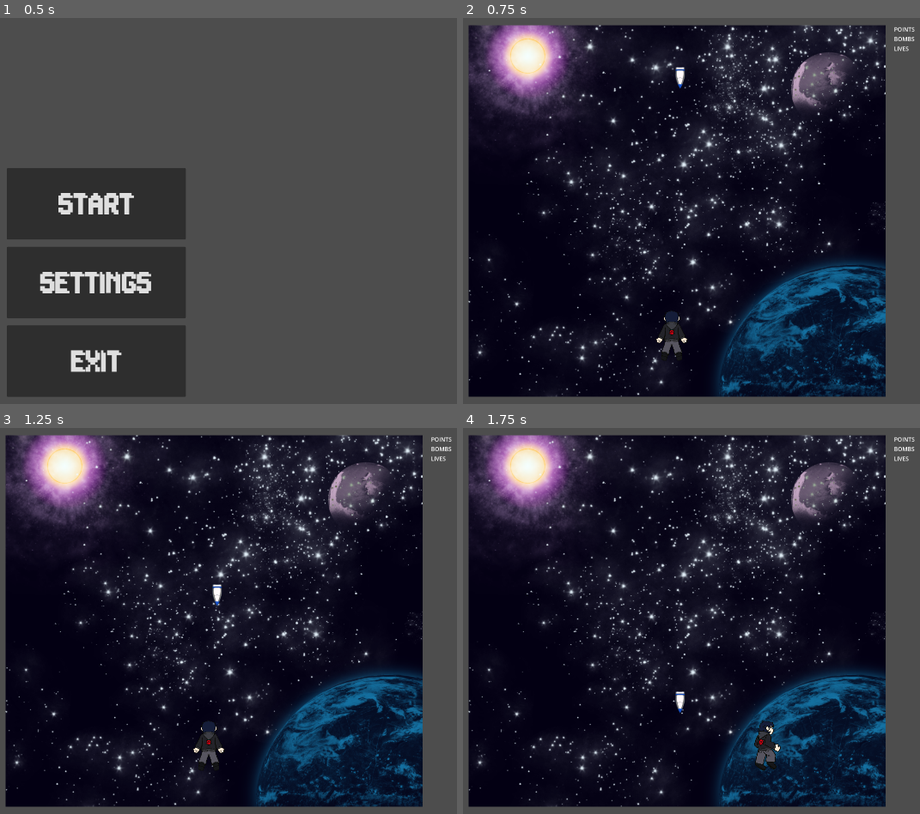
Above: before the commit, frames 1-4 (two rows, left to right).
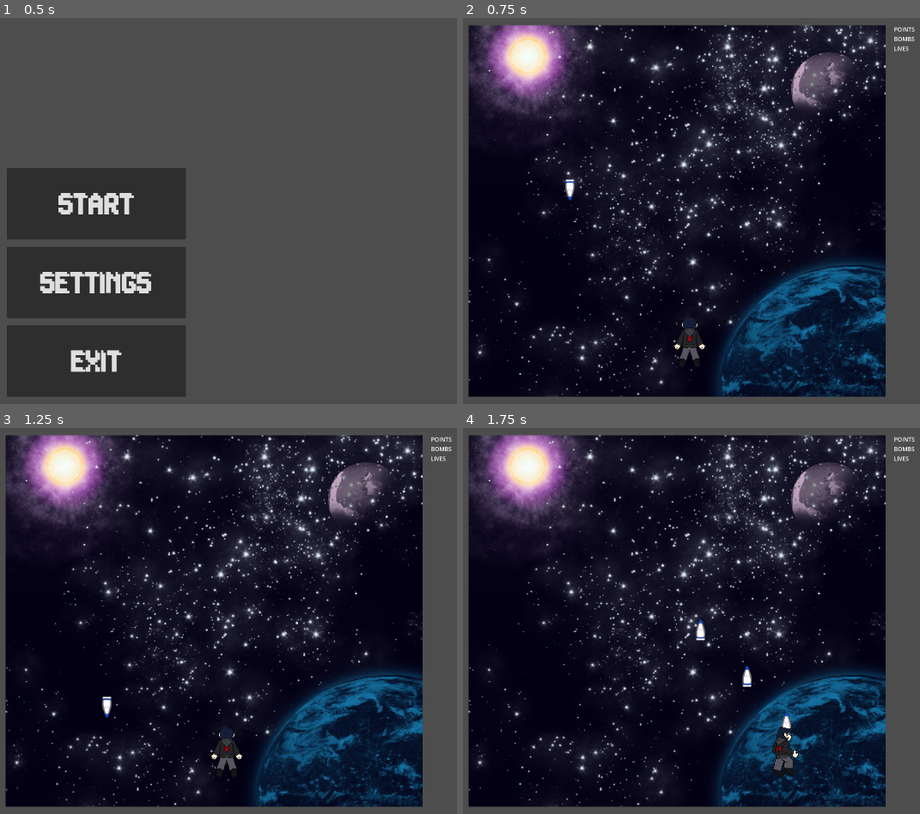
Above: after the commit, the same moments.

Repository: TresSims/Nickel2Danmaku
Game: Godot game, scene res://Levels/MainMenu/MainMenu.tscn
Same seed, same stepped clock (60 frames per second), same inputs: the game is played once before the commit and once after it.
Inputs:
- Up to frame 1 (0.5 s): no input
- Up to frame 2 (0.75 s): click "Settings" at 0.5 s
- Up to frame 3 (1.25 s): no input
- Up to frame 4 (1.75 s): hold Right (right) from 1.28 s (still down); hold Z (fire) from 1.28 s (still down); tap Shift (switch) at 1.55 s

Frame 1 is identical in both runs. In frame 2, 0.8% of the frame differs, in the area x 22-54%, y 12-89%; in frame 3, 0.8%; in frame 4, 1.2%, in the area x 46-74%, y 49-91%.

Commit message:
Added basic player fire mechanics

Diff:
--- a/Actors/Bullet/Bullet/Bullet.gd
+++ /dev/null
@@ -1,28 +0,0 @@
-extends RigidBody2D
-
-var speed = 10
-var dir = Vector2(0, 1)
-
-@onready var _sprite = $Sprite2D
-
-
-# Called when the node enters the scene tree for the first time.
-func _ready():
-    _sprite.rotation = dir.angle()
-    self.body_entered.connect(_on_body_entered)
-    contact_monitor = true
-    max_contacts_reported = 2
-
-
-
-# Called every frame. 'delta' is the elapsed time since the previous frame.
-func _process(delta):
-    move_and_collide(dir*speed)
-    _sprite.rotation = dir.angle()
-
-func _on_body_entered(body:Node):
-    print(body)
-    if body.has_method("get_hit"):
-        body.get_hit()
-
-    queue_free()
--- /dev/null
+++ b/Actors/Bullets/Bullet/Bullet.gd
@@ -0,0 +1,53 @@
+extends RigidBody2D
+
+class_name Bullet
+
+# Physics variables
+var speed = 10
+var dir = Vector2(0, 1)
+
+# Sprite Variables
+@onready var _sprite = $Sprite2D
+var rand = RandomNumberGenerator.new()
+var sprites = 4
+var sprite_y = 0
+var sprite_size = Vector2(64, 64)
+var sprite_start = Vector2(0, 0)
+var sprite_position = Vector2()
+
+# Called when the node enters the scene tree for the first time.
+func _ready():
+    setup_colision()
+    setup_sprite()
+
+func setup_colision():
+    self.body_entered.connect(_on_body_entered)
+    contact_monitor = true
+    max_contacts_reported = 2
+
+
+func setup_sprite():
+    # set initial rotation
+    _sprite.rotation = dir.angle()
+
+    # Select random sprite from availabe
+    var chosen_sprite = rand.randi_range(0, sprites-1)
+    print(chosen_sprite)
+    sprite_position = sprite_start
+    sprite_position.x = sprite_start.x + sprite_size.x * chosen_sprite
+
+    _sprite.region_rect.position = sprite_position
+
+
+# Called every frame. 'delta' is the elapsed time since the previous frame.
+func _process(delta):
+    move_and_collide(self.dir*self.speed)
+    setup_sprite()
+    _sprite.rotation = dir.angle()
+
+func _on_body_entered(body:Node):
+    print(body)
+    if body.has_method("get_hit"):
+        body.get_hit()
+
+    queue_free()
--- /dev/null
+++ b/Actors/Bullets/Bullet/Bullet.tscn
@@ -0,0 +1,21 @@
+[gd_scene load_steps=5 format=3 uid="uid://boin44n7dwfxx"]
+
+[ext_resource type="Script" path="res://Actors/Bullets/Bullet/Bullet.gd" id="1_lucho"]
+[ext_resource type="Texture2D" uid="uid://j68uhr3qwh0m" path="res://Actors/Bullets/BulletSS.png" id="2_bm1u0"]
+
+[sub_resource type="AtlasTexture" id="AtlasTexture_pt0ts"]
+atlas = ExtResource("2_bm1u0")
+region = Rect2(0, 0, 64, 64)
+
+[sub_resource type="RectangleShape2D" id="RectangleShape2D_701d8"]
+size = Vector2(64, 20)
+
+[node name="Bullet" type="RigidBody2D"]
+collision_mask = 0
+script = ExtResource("1_lucho")
+
+[node name="Sprite2D" type="Sprite2D" parent="."]
+texture = SubResource("AtlasTexture_pt0ts")
+
+[node name="CollisionShape2D" type="CollisionShape2D" parent="."]
+shape = SubResource("RectangleShape2D_701d8")
--- a/Actors/Bullet/Bullet/Bullet.tscn
+++ b/Actors/Bullets/Bullet_Bet/Bullet.tscn
@@ -1,18 +1,18 @@
-[gd_scene load_steps=5 format=3 uid="uid://bcycvv6bm41et"]
+[gd_scene load_steps=5 format=3 uid="uid://b2h3e6bx7qio6"]
 
-[ext_resource type="Script" path="res://Actors/Bullet/Bullet/Bullet.gd" id="1_lvadf"]
-[ext_resource type="Texture2D" uid="uid://j68uhr3qwh0m" path="res://Actors/Bullet/BulletSS.png" id="2_lpous"]
+[ext_resource type="Script" path="res://Actors/Bullets/Bullet_Bet/Bullet_Bet.gd" id="1_w75sq"]
+[ext_resource type="Texture2D" uid="uid://j68uhr3qwh0m" path="res://Actors/Bullets/BulletSS.png" id="2_7dc1l"]
 
 [sub_resource type="AtlasTexture" id="AtlasTexture_pt0ts"]
-atlas = ExtResource("2_lpous")
-region = Rect2(0, 0, 64, 64)
+atlas = ExtResource("2_7dc1l")
+region = Rect2(0, 64, 64, 64)
 
 [sub_resource type="RectangleShape2D" id="RectangleShape2D_701d8"]
 size = Vector2(64, 20)
 
 [node name="Bullet" type="RigidBody2D"]
 collision_mask = 0
-script = ExtResource("1_lvadf")
+script = ExtResource("1_w75sq")
 
 [node name="Sprite2D" type="Sprite2D" parent="."]
 texture = SubResource("AtlasTexture_pt0ts")
--- /dev/null
+++ b/Actors/Bullets/Bullet_Bet/Bullet_Bet.gd
@@ -0,0 +1,13 @@
+extends Bullet
+
+func _ready():
+    self.speed = 10
+    self.dir = Vector2(0, -1)
+
+    self.sprites = 4
+
+    self.sprite_start = Vector2(0, 64)
+
+    self.setup_colision()
+
+    self.setup_sprite()
--- /dev/null
+++ b/Actors/Bullets/Bullet_Glitch/Bullet.tscn
@@ -0,0 +1,21 @@
+[gd_scene load_steps=5 format=3 uid="uid://i2wxkb52pjt5"]
+
+[ext_resource type="Script" path="res://Actors/Bullets/Bullet_Glitch/Bullet_Glitch.gd" id="1_t27af"]
+[ext_resource type="Texture2D" uid="uid://j68uhr3qwh0m" path="res://Actors/Bullets/BulletSS.png" id="2_7dc1l"]
+
+[sub_resource type="AtlasTexture" id="AtlasTexture_pt0ts"]
+atlas = ExtResource("2_7dc1l")
+region = Rect2(0, 0, 64, 64)
+
+[sub_resource type="RectangleShape2D" id="RectangleShape2D_701d8"]
+size = Vector2(64, 20)
+
+[node name="Bullet" type="RigidBody2D"]
+collision_mask = 0
+script = ExtResource("1_t27af")
+
+[node name="Sprite2D" type="Sprite2D" parent="."]
+texture = SubResource("AtlasTexture_pt0ts")
+
+[node name="CollisionShape2D" type="CollisionShape2D" parent="."]
+shape = SubResource("RectangleShape2D_701d8")
--- /dev/null
+++ b/Actors/Bullets/Bullet_Glitch/Bullet_Glitch.gd
@@ -0,0 +1,13 @@
+extends Bullet
+
+func _ready():
+    self.speed = 10
+    self.dir = Vector2(0, -1)
+
+    self.sprites = 4
+
+    self.sprite_start = Vector2(0, 0)
+
+    self.setup_colision()
+
+    self.setup_sprite()
--- a/Actors/Player/Player.gd
+++ b/Actors/Player/Player.gd
@@ -10,26 +10,34 @@
 
 @onready var _animated_sprite = $AnimatedSprite2D
 @onready var _vuln_timer = $VulnTimer
+@onready var _bullet_spawner = $BulletSpawner
+@onready var _reload_timer = $ReloadTimer
+
+var glitch_bullet = preload("res://Actors/Bullets/Bullet_Glitch/Bullet.tscn")
+var bet_bullet = preload("res://Actors/Bullets/Bullet_Bet/Bullet.tscn")
+var reload_time = 0.2
 
 var frame = 1
+
+var switch = false
 
 func ready():
     _vuln_timer.start(0.5)
 
 func _physics_process(delta):
-    # Get the input direction and handle the movement/deceleration.
-    # As good practice, you should replace UI actions with custom gameplay actions.
+    var switch = process_switch()
+    process_movement(switch)
+    process_animation(switch)
+    process_fire(switch)
+
+
+func process_switch():
+    return Input.is_action_pressed("switch")
+
+func process_movement(switch):
+    # Directional Movement
     var lr = Input.get_axis("left", "right")
     var ud = Input.get_axis("up", "down")
-    var switch = Input.is_action_pressed("switch")
-
-    if(lr < 0):
-        frame = 0
-    elif (lr > 0):
-        frame = 2
-    else:
-        frame = 1
-
     if(switch):
         velocity.x = lr * SPEED * MOD
         velocity.y = ud * SPEED * MOD
@@ -39,16 +47,44 @@
         velocity.x = lr * SPEED
         velocity.y = ud * SPEED
 
+    move_and_slide()
+
+func process_animation(switch):
+    # Animation Frame
+    if velocity.x > 0:
+        frame = 2
+    elif velocity.x < 0:
+        frame = 0
+    else:
+        frame = 1
+
+    if switch:
+        frame += 3
+
     _animated_sprite.frame = frame
 
-    move_and_slide()
-    print(_vuln_timer.time_left)
-
+    # Invuln effect
     if _vuln_timer.time_left > 0:
         _animated_sprite.modulate.a = 0.5
     else:
         _animated_sprite.modulate.a = 1.0
 
+func process_fire(switch):
+    var fire = Input.is_action_pressed("fire")
+    if fire and _reload_timer.time_left == 0:
+        var new_bullet
+        if switch:
+            # bet gun
+            new_bullet = bet_bullet.instantiate()
+        else:
+            # glitch gun
+            new_bullet = glitch_bullet.instantiate()
+
+        new_bullet.global_position = _bullet_spawner.global_position
+        print(new_bullet.global_position)
+        get_parent().add_child(new_bullet)
+        _reload_timer.start(reload_time)
+
 func get_hit():
     if _vuln_timer.time_left == 0:
         HP -= 1
--- a/Actors/Player/Player.tscn
+++ b/Actors/Player/Player.tscn
@@ -57,13 +57,17 @@
 radius = 12.0
 
 [node name="Player" type="CharacterBody2D"]
-position = Vector2(552, 865)
 collision_mask = 3
 motion_mode = 1
+platform_on_leave = 2
 script = ExtResource("1_i8mc7")
 
 [node name="VulnTimer" type="Timer" parent="."]
 wait_time = 3.0
+one_shot = true
+
+[node name="ReloadTimer" type="Timer" parent="."]
+wait_time = 0.2
 one_shot = true
 
 [node name="AnimatedSprite2D" type="AnimatedSprite2D" parent="."]
@@ -75,3 +79,6 @@
 [node name="CollisionShape2D" type="CollisionShape2D" parent="."]
 position = Vector2(0, -9)
 shape = SubResource("CircleShape2D_obehr")
+
+[node name="BulletSpawner" type="Node2D" parent="."]
+position = Vector2(0, -91)
--- a/Levels/Level1/Level1.tscn
+++ b/Levels/Level1/Level1.tscn
@@ -1,7 +1,7 @@
 [gd_scene load_steps=13 format=3 uid="uid://km7n274l66dj"]
 
 [ext_resource type="Texture2D" uid="uid://ig8wq7yahx87" path="res://Levels/Level1/BG.png" id="1_savf4"]
-[ext_resource type="PackedScene" uid="uid://bcycvv6bm41et" path="res://Actors/Bullet/Bullet/Bullet.tscn" id="2_3dt5c"]
+[ext_resource type="PackedScene" uid="uid://boin44n7dwfxx" path="res://Actors/Bullets/Bullet/Bullet.tscn" id="3_aelcu"]
 [ext_resource type="PackedScene" uid="uid://bind8rvync2mo" path="res://Actors/Player/Player.tscn" id="3_bvn5h"]
 
 [sub_resource type="CanvasItemMaterial" id="CanvasItemMaterial_v0gpt"]
@@ -61,9 +61,6 @@
 centered = false
 metadata/_edit_lock_ = true
 
-[node name="Bullet" parent="HBoxContainer/VBoxContainer/Sprite2D" instance=ExtResource("2_3dt5c")]
-position = Vector2(592, 48)
-
 [node name="MapBorder" type="StaticBody2D" parent="HBoxContainer/VBoxContainer/Sprite2D"]
 visible = false
 collision_layer = 2
@@ -108,7 +105,11 @@
 shape = SubResource("SegmentShape2D_hqw3l")
 
 [node name="Player" parent="HBoxContainer/VBoxContainer/Sprite2D" instance=ExtResource("3_bvn5h")]
-position = Vector2(568, 867)
+z_index = 1
+position = Vector2(618, 885)
+
+[node name="Bullet" parent="HBoxContainer/VBoxContainer/Sprite2D" instance=ExtResource("3_aelcu")]
+position = Vector2(284, 362)
 
 [node name="VBoxContainer2" type="VBoxContainer" parent="HBoxContainer"]
 layout_direction = 2
Renamed: Actors/Bullet/BulletSS.png -> Actors/Bullets/BulletSS.png
Not shown, changed: Actors/Bullets/BulletSS.png.import
